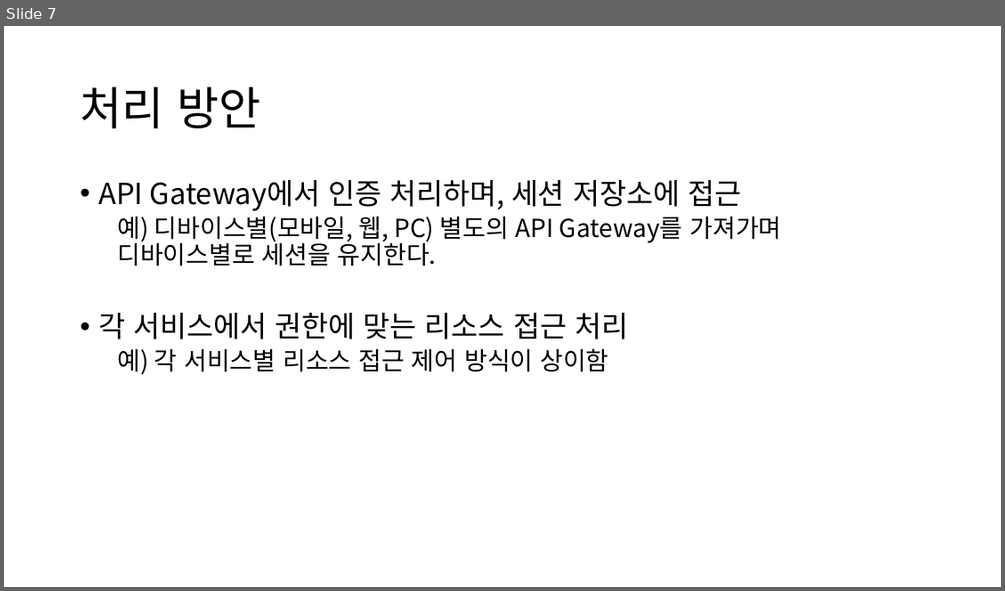
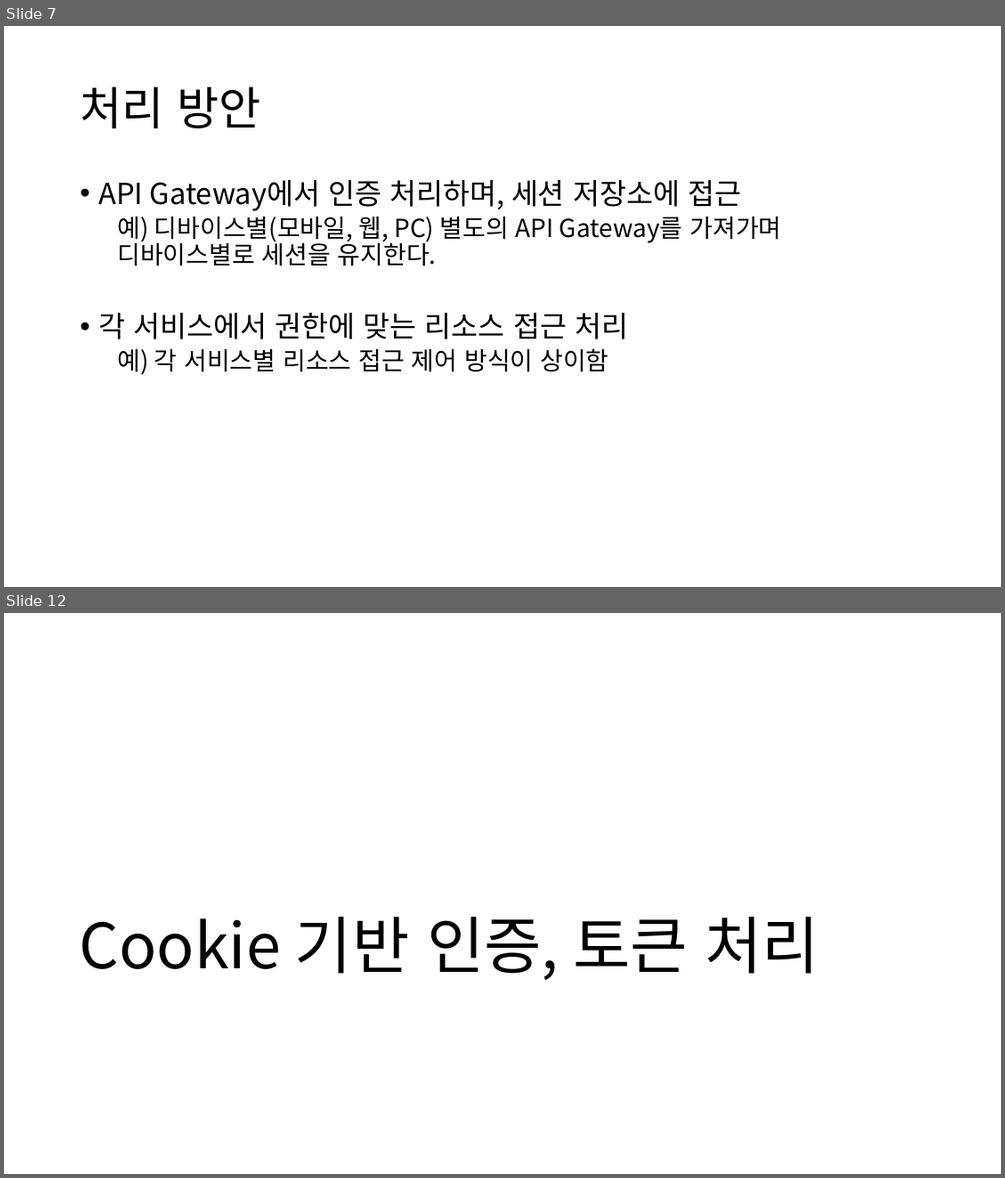
Before and after one commit to kdkcom1234/git2021, a slide deck: 8-msa/auth/-. 인증, 허가, 세션.pptx. Shown one above the other, each under a label of ours: slide 7 before the commit, slides 7 and 12 after it; the slides between them are not shown. The pictures are 1005x591 and 1005x1178 pixels, drawn with LibreOffice and Linux fonts; fonts in the diff are those of the drawing. Boxes give left, top, right and bottom in pixels: in the first picture for what was removed or moved away, otherwise in the second. Text is boxed around its words. In the diff, an @@ line names an element or a change of style, - is before the commit and + after.

Commit message:
webflux 처리

```diff
--- a/8-msa/auth/-. 인증, 허가, 세션.pptx
+++ b/8-msa/auth/-. 인증, 허가, 세션.pptx
@@ slide 12 added at box(4, 613, 1001, 1174), background #FFFFFF @@
@@ title added at box(80, 916, 819, 980), 60 pt, text #000000 @@
+Cookie 기반 인증, 토큰 처리
```
Also in this commit, not shown: 6 slides changed, 2 other slides added, 22 other files.
